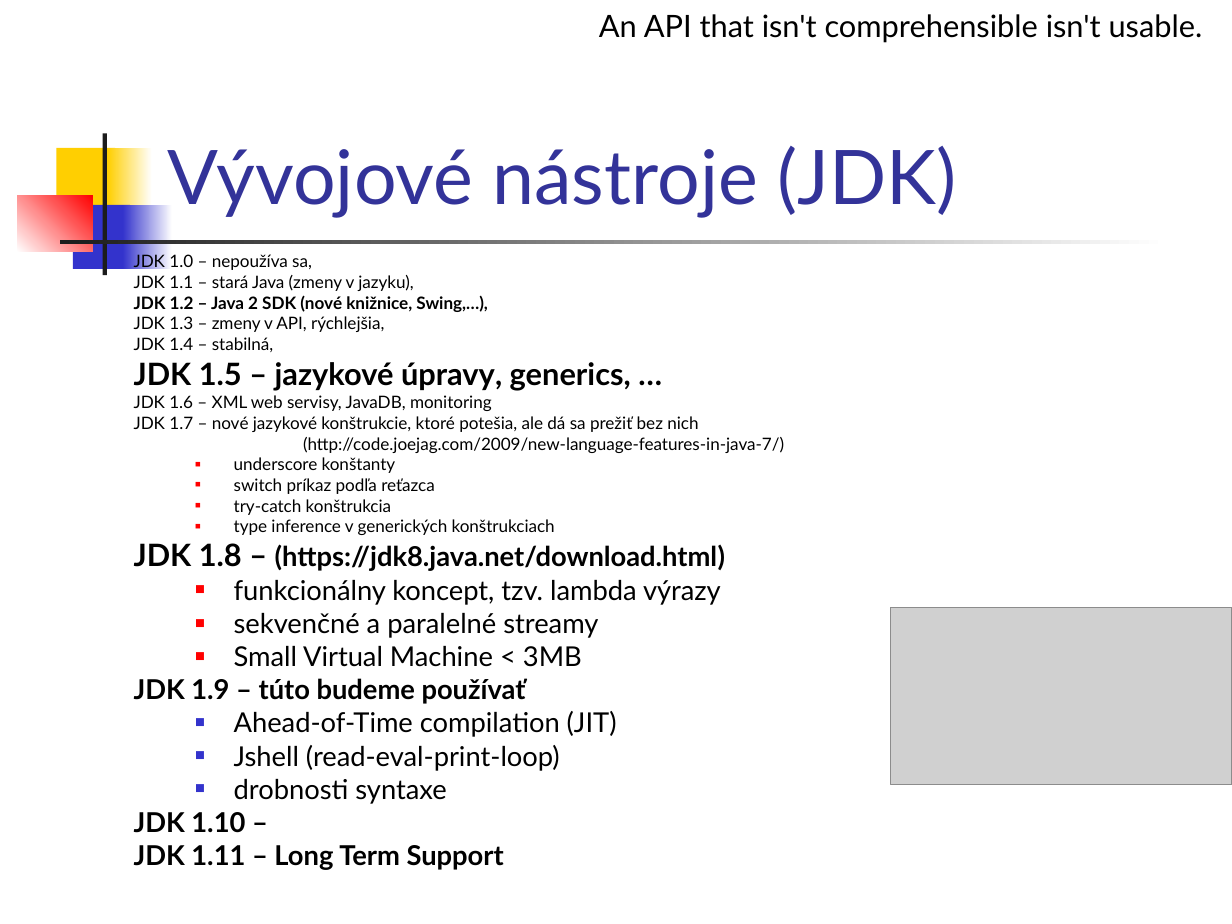
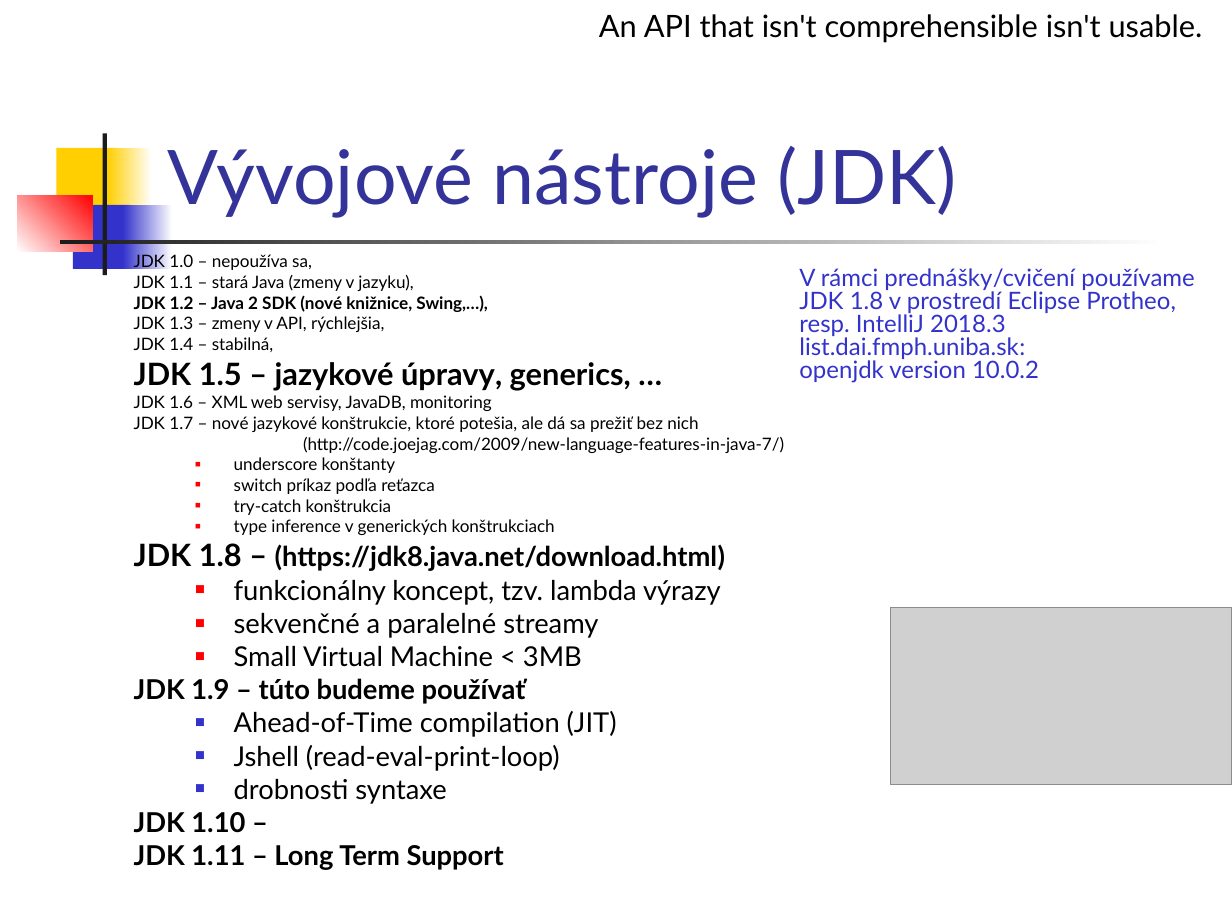
Before and after one commit to Programovanie4/Prednasky, a slide deck: slide 15 of 01/01_java.ppt. Drawn at 1232x924 pixels with LibreOffice and Linux fonts; fonts in the diff are those of the drawing; grey boxes stand for pictures. Boxes give left, top, right and bottom in pixels: in the first picture for what was removed or moved away, otherwise in the second. Text is boxed around its words. In the diff, an @@ line names an element or a change of style, - is before the commit and + after.

```diff
--- a/01/01_java.ppt
+++ b/01/01_java.ppt
@@ text added at (799,268,1194,383), 14 pt, text #3333CC @@
+V rámci prednášky/cvičení používame
+JDK 1.8 v prostredí Eclipse Protheo, resp. IntelliJ 2018.3
+list.dai.fmph.uniba.sk:
+openjdk version 10.0.2
```
Also in this commit, not shown: 5 other slides changed, 3 other files.
